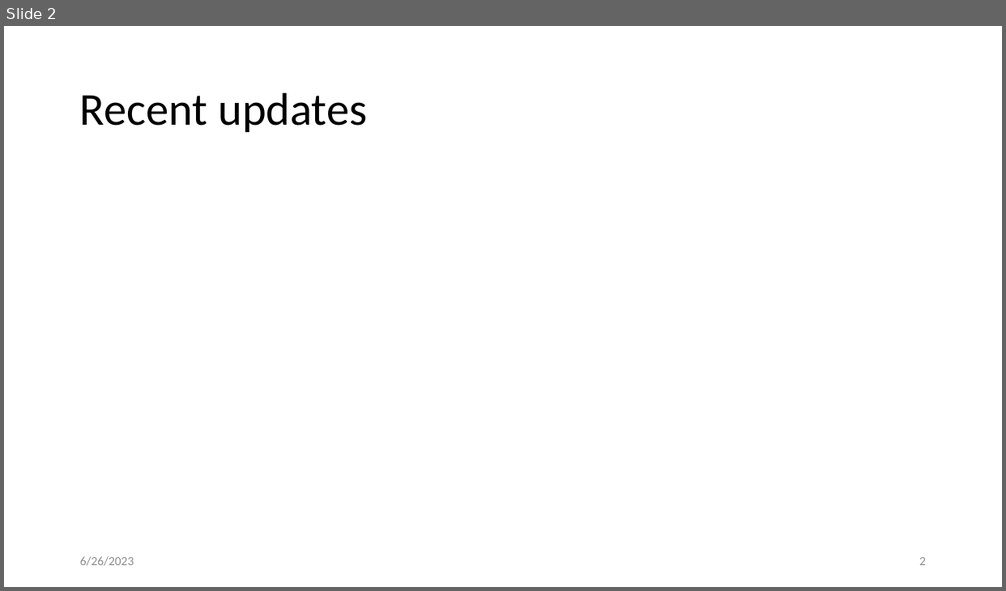
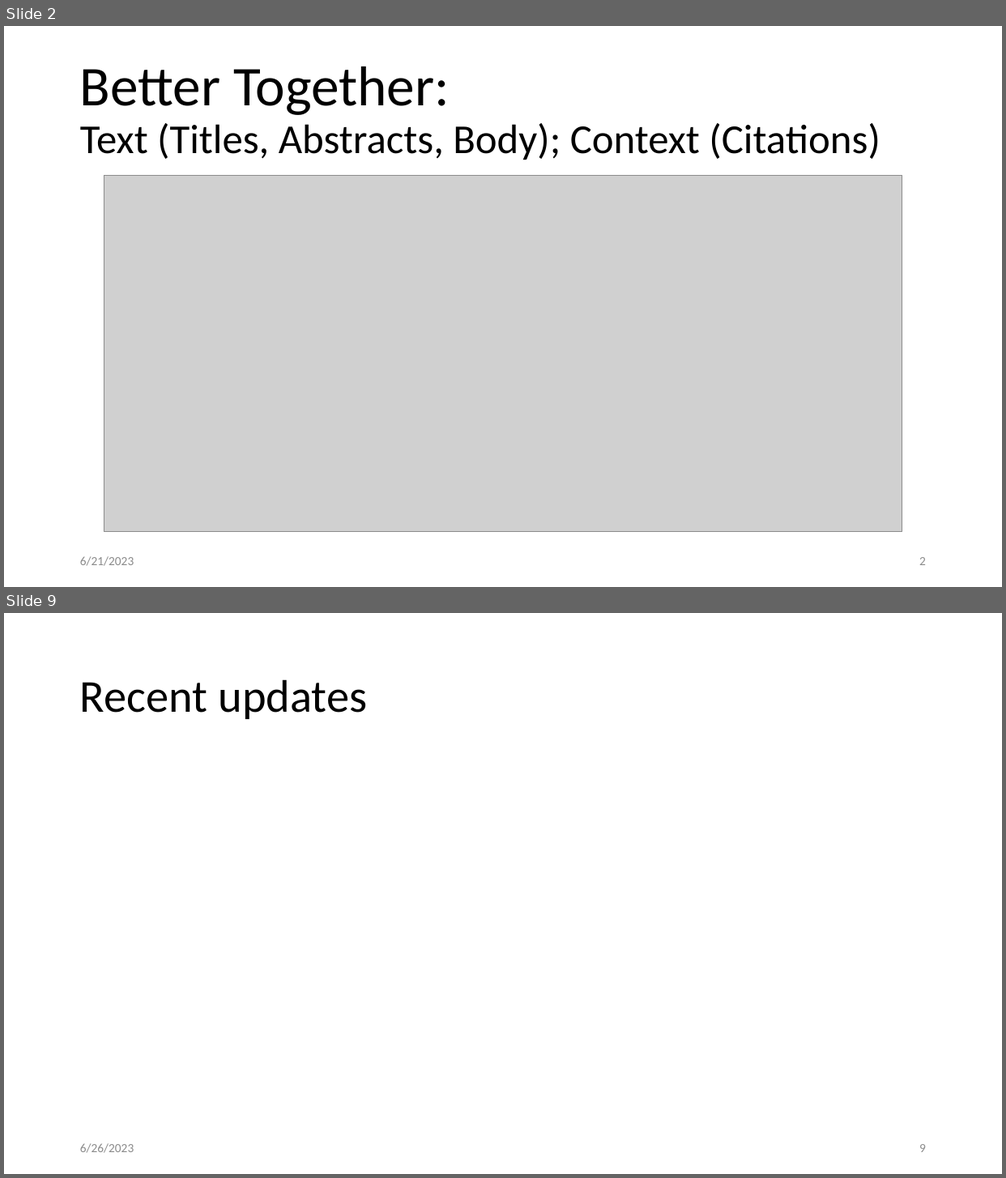
Before and after one commit to kwchurch/JSALT_Better_Together, a slide deck: slides/July5/July5.pptx. Shown one above the other, each under a label of ours: slide 2 before the commit, slides 2 and 9 after it; the slides between them are not shown. The pictures are 1006x591 and 1006x1178 pixels, drawn with LibreOffice and Linux fonts; fonts in the diff are those of the drawing; grey boxes stand for pictures. Boxes give left, top, right and bottom in pixels: in the first picture for what was removed or moved away, otherwise in the second. Text is boxed around its words. In the diff, an @@ line names an element or a change of style, - is before the commit and + after.

```diff
--- a/slides/July5/July5.pptx
+++ b/slides/July5/July5.pptx
@@ slide 2 added at [4,26,1002,587], background #FFFFFF @@
@@ title added at [80,66,880,160], 39.6 pt, text #000000 @@
+Better Together:
+Text (Titles, Abstracts, Body); Context (Citations)
@@ picture added at [104,176,902,532] @@
@@ text added at [80,557,134,566], 12 pt, text #8C8C8C @@
+6/21/2023
@@ page number added at [919,557,926,565], 12 pt, text #8C8C8C @@
+2
@@ what was slide 2 is now slide 9 @@
@@ page number at [919,1144,926,1152]: text changed @@
-2
+9
```
Also in this commit, not shown: 1 slide changed, 6 other slides added, 1 other file.
